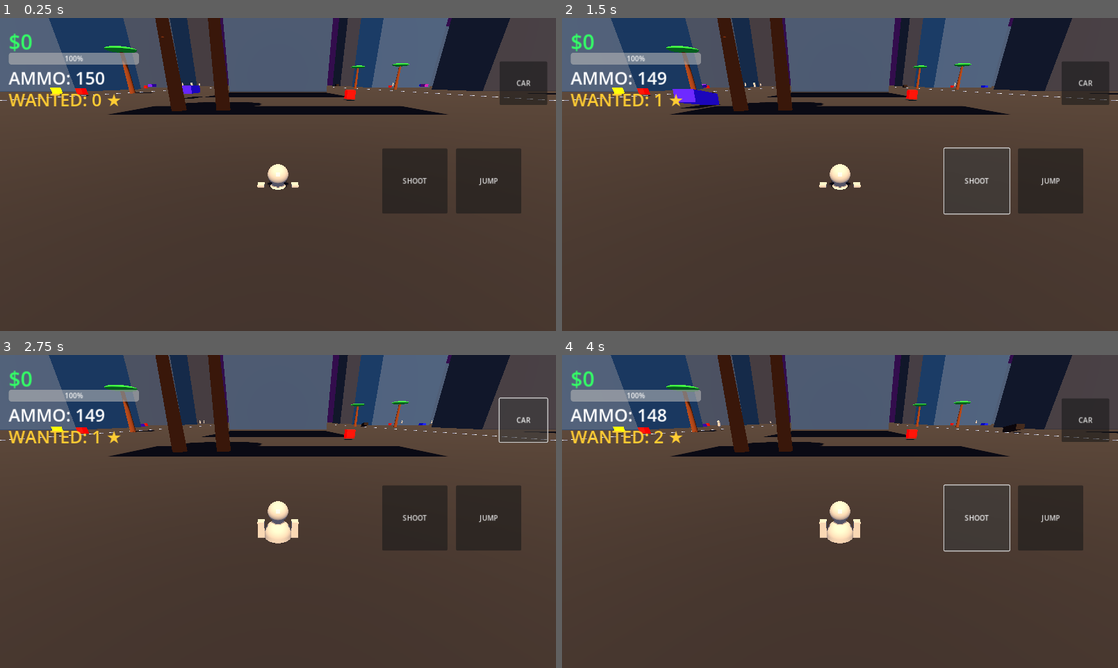
Above: before the commit, frames 1-4 (two rows, left to right).
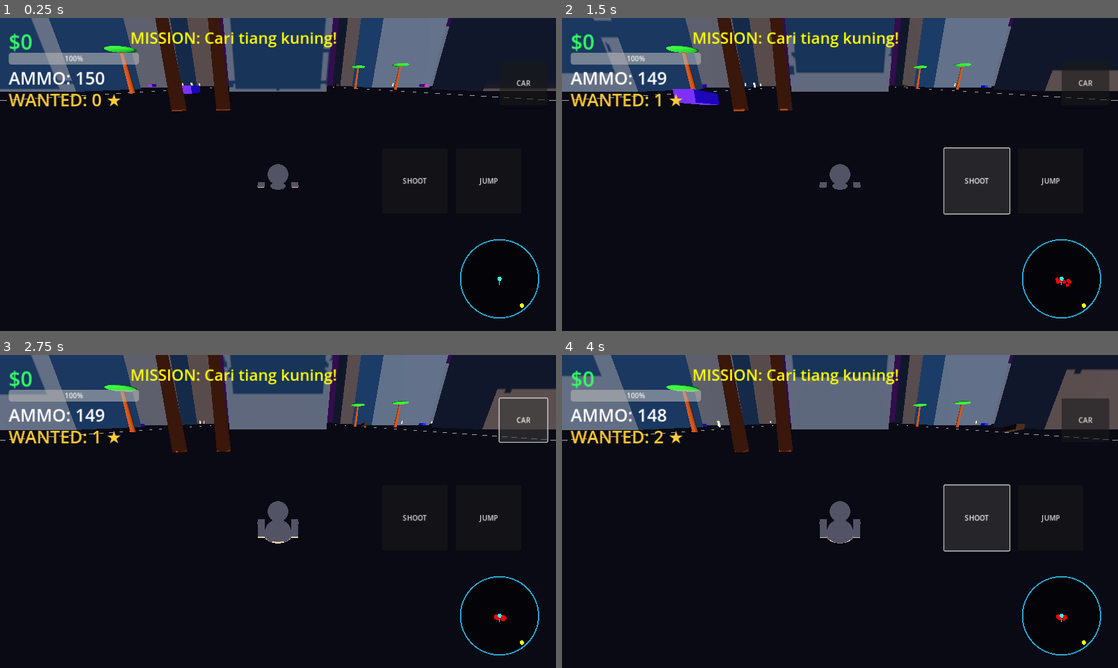
Above: after the commit, the same moments.

Repository: AniblimaxDeveloper/geta-iv-sivis
Game: Godot game, scene res://Main.tscn
Two runs of this game, one before a commit and one after it. Both use one fixed random seed, a clock stepped at 60 frames per second and the inputs below.
Inputs:
- Up to frame 1 (0.25 s): no input
- Up to frame 2 (1.5 s): click "JUMP" at 0.5 s; click "SHOOT" at 1.25 s
- Up to frame 3 (2.75 s): click "CAR" at 2 s
- Up to frame 4 (4 s): click "JUMP" at 2.75 s; click "SHOOT" at 3.5 s

The runs differ from the first frame. In frame 1, 82% of the frame differs, in the area x 0-100%, y 0-100%; in frame 2, 81%; in frame 3, 78%; in frame 4, 77%.

Commit message:
feat: Phase 13 - Radar Minimap, Mission System, Weapon Attachment, Dynamic Weather

Diff:
--- a/Main.gd
+++ b/Main.gd
@@ -5,22 +5,35 @@
 @onready var hud_health = $UI/HealthBar
 @onready var hud_wanted = $UI/WantedLabel
 @onready var hud_ammo = $UI/AmmoLabel
-@onready var hud_weapon = $UI/WeaponLabel
+@onready var hud_mission = $UI/MissionLabel
+@onready var env = $WorldEnvironment
+@onready var sun = $DirectionalLight3D
 
 var wanted_level: int = 0
 var police_spawned: bool = false
+var time_of_day: float = 0.0
+var mission_active: bool = false
 
 func _ready():
     generate_city()
     spawn_vehicles(15)
     spawn_pedestrians(40)
-    spawn_pickups(20)
-
-func _process(_delta):
+    spawn_mission()
+
+func _process(delta):
     hud_money.text = "$" + str(player.money)
     hud_health.value = player.health
     hud_wanted.text = "WANTED: " + str(wanted_level) + " ★"
     hud_ammo.text = "AMMO: " + str(player.ammo)
+
+    # Cuaca & Siklus Siang Malam
+    time_of_day += delta * 0.05
+    sun.rotation.x = sin(time_of_day) * 1.5
+
+    # Efek Kabut (Fog) dinamis
+    if env.environment:
+        var fog_target = (sin(time_of_day) + 1.0) * 0.02
+        env.environment.fog_density = lerp(env.environment.fog_density, fog_target, 0.01)
 
 func generate_city():
     var ground = StaticBody3D.new()
@@ -103,35 +116,42 @@
         palm.position = Vector3(randf_range(-300, 300), 0, randf_range(-300, 300))
         add_child(palm)
 
-func spawn_pickups(amount: int):
-    for i in range(amount):
-        var pickup = Area3D.new()
-        var col = CollisionShape3D.new()
-        col.shape = BoxShape3D.new()
-        col.shape.size = Vector3(2, 2, 2)
-        var mesh = MeshInstance3D.new()
-        var box = BoxMesh.new()
-        box.size = Vector3(1.5, 1.5, 1.5)
-        mesh.mesh = box
-
-        var is_health = randf() > 0.5
-        var mat = StandardMaterial3D.new()
-        mat.albedo_color = Color(1, 0, 0) if is_health else Color(1, 1, 0)
-        mat.emission_enabled = true
-        mat.emission = Color(1, 0, 0) if is_health else Color(1, 1, 0)
-        mesh.material_override = mat
-
-        pickup.add_child(col)
-        pickup.add_child(mesh)
-        pickup.position = Vector3(randf_range(-200, 200), 1.0, randf_range(-200, 200))
-        pickup.body_entered.connect(_on_pickup.bind(pickup, is_health))
-        add_child(pickup)
-
-func _on_pickup(body, pickup, is_health):
-    if body == player:
-        if is_health: player.add_health(50)
-        else: player.add_ammo(100)
-        pickup.queue_free()
+func spawn_mission():
+    var mission = Area3D.new()
+    mission.set_script(load("res://Mission.gd"))
+    mission.main_node = self
+
+    var col = CollisionShape3D.new()
+    var cyl = CylinderShape3D.new()
+    cyl.radius = 3.0
+    cyl.height = 10.0
+    col.shape = cyl
+    mission.add_child(col)
+
+    var mesh = MeshInstance3D.new()
+    var cyl_mesh = CylinderMesh.new()
+    cyl_mesh.top_radius = 3.0
+    cyl_mesh.bottom_radius = 3.0
+    cyl_mesh.height = 10.0
+    mesh.mesh = cyl_mesh
+    var mat = StandardMaterial3D.new()
+    mat.albedo_color = Color(1, 1, 0)
+    mat.emission_enabled = true
+    mat.emission = Color(1, 1, 0)
+    mesh.material_override = mat
+    mission.add_child(mesh)
+
+    mission.position = Vector3(randf_range(-150, 150), 5.0, randf_range(-150, 150))
+    add_child(mission)
+    mission_active = true
+    hud_mission.text = "MISSION: Cari tiang kuning!"
+
+func complete_mission():
+    player.add_money(500)
+    player.add_ammo(50)
+    hud_mission.text = "MISSION PASSED! +$500"
+    await get_tree().create_timer(3.0).timeout
+    spawn_mission()
 
 func spawn_vehicles(amount: int):
     for i in range(amount):
--- a/Main.tscn
+++ b/Main.tscn
@@ -1,8 +1,9 @@
-[gd_scene load_steps=10 format=3]
+[gd_scene load_steps=11 format=3]
 
 [ext_resource type="Script" path="res://Main.gd" id="1_main"]
 [ext_resource type="Script" path="res://Player.gd" id="2_player"]
 [ext_resource type="Script" path="res://TouchControls.gd" id="3_touch"]
+[ext_resource type="Script" path="res://Radar.gd" id="4_radar"]
 
 [sub_resource type="CapsuleShape3D" id="CapsuleShape3D_player"]
 radius = 0.4
@@ -48,10 +49,8 @@
 
 [node name="CollisionShape3D" type="CollisionShape3D" parent="Player"]
 shape = SubResource("CapsuleShape3D_player")
-position = Vector3(0, 0, 0)
 
 [node name="MeshRoot" type="Node3D" parent="Player"]
-position = Vector3(0, 0, 0)
 
 [node name="Body" type="MeshInstance3D" parent="Player/MeshRoot"]
 mesh = SubResource("CapsuleMesh_body")
@@ -69,9 +68,9 @@
 mesh = SubResource("BoxMesh_limb")
 position = Vector3(-0.5, -0.1, 0)
 
-[node name="Weapon" type="MeshInstance3D" parent="Player/MeshRoot"]
+[node name="Weapon" type="MeshInstance3D" parent="Player/MeshRoot/RightArm"]
 mesh = SubResource("BoxMesh_weapon")
-position = Vector3(-0.5, -0.1, -0.5)
+position = Vector3(0, -0.5, -0.3)
 visible = false
 
 [node name="LeftLeg" type="MeshInstance3D" parent="Player/MeshRoot"]
@@ -117,7 +116,7 @@
 offset_bottom = 160.0
 theme_override_colors/font_color = Color(1, 1, 1, 1)
 theme_override_font_sizes/font_size = 40
-text = "AMMO: 100"
+text = "AMMO: 150"
 
 [node name="WantedLabel" type="Label" parent="UI"]
 offset_left = 20.0
@@ -128,12 +127,27 @@
 theme_override_font_sizes/font_size = 40
 text = "WANTED: 0 ★"
 
-[node name="Crosshair" type="ColorRect" parent="UI"]
-offset_left = 635.0
-offset_top = 355.0
-offset_right = 645.0
-offset_bottom = 365.0
-color = Color(1, 1, 1, 0.7)
+[node name="MissionLabel" type="Label" parent="UI"]
+offset_left = 300.0
+offset_top = 20.0
+offset_right = 1000.0
+offset_bottom = 80.0
+theme_override_colors/font_color = Color(1, 1, 0, 1)
+theme_override_font_sizes/font_size = 36
+text = "MISSION: ..."
+
+[node name="DamageVignette" type="ColorRect" parent="UI"]
+offset_right = 1280.0
+offset_bottom = 720.0
+mouse_filter = 2
+color = Color(1, 0, 0, 0)
+
+[node name="Radar" type="Control" parent="UI"]
+offset_left = 1050.0
+offset_top = 500.0
+offset_right = 1250.0
+offset_bottom = 700.0
+script = ExtResource("4_radar")
 
 [node name="TouchControls" type="CanvasLayer" parent="."]
 script = ExtResource("3_touch")
--- a/Mission.gd
+++ b/Mission.gd
@@ -2,12 +2,11 @@
 var main_node: Node
 
 func _ready():
+    add_to_group("missions")
     body_entered.connect(_on_body_entered)
-    # Putar terus agar terlihat keren
-    set_process(true)
 
 func _process(delta):
-    rotate_y(delta * 2.0)
+    rotate_y(delta * 2.0) # Berputar
 
 func _on_body_entered(body):
     if body.name == "Player":
--- a/Player.gd
+++ b/Player.gd
@@ -7,7 +7,6 @@
 var money: int = 0
 var health: float = 100.0
 var ammo: int = 150
-var weapon_type: int = 1 # 1 = Pistol, 2 = SMG
 var input_dir: Vector2 = Vector2.ZERO
 var current_vehicle: VehicleBody3D = null
 var walk_time: float = 0.0
@@ -17,7 +16,7 @@
 @onready var right_leg = $MeshRoot/RightLeg
 @onready var left_arm = $MeshRoot/LeftArm
 @onready var right_arm = $MeshRoot/RightArm
-@onready var weapon = $MeshRoot/Weapon
+@onready var weapon = $MeshRoot/RightArm/Weapon
 @onready var camera_pivot = $CameraPivot
 @onready var spring_arm = $CameraPivot/SpringArm3D
 @onready var camera = $CameraPivot/SpringArm3D/Camera3D
@@ -79,9 +78,10 @@
     if current_vehicle or ammo <= 0: return
     ammo -= 1
 
-    weapon.visible = true
+    # Animasi Tembak (Tangan ke depan)
+    right_arm.rotation.x = -1.5
     await get_tree().create_timer(0.1).timeout
-    weapon.visible = false
+    right_arm.rotation.x = 0.0
 
     var space_state = get_world_3d().direct_space_state
     var screen_center = get_viewport().get_visible_rect().size / 2
@@ -91,6 +91,7 @@
     query.exclude = [self.get_rid()]
     var result = space_state.intersect_ray(query)
 
+    # Efek Tracer
     var tracer = MeshInstance3D.new()
     var t_mesh = BoxMesh.new()
     t_mesh.size = Vector3(0.05, 0.05, origin.distance_to(end))
@@ -113,12 +114,6 @@
     if result and result.collider.has_method("take_damage"):
         result.collider.take_damage(50)
 
-func switch_weapon():
-    weapon_type = 2 if weapon_type == 1 else 1
-    var main = get_node_or_null("../../Main")
-    if main:
-        main.hud_weapon.text = "WEAPON: " + ("PISTOL" if weapon_type == 1 else "SMG")
-
 func interact():
     if current_vehicle:
         current_vehicle = null
--- a/Radar.gd
+++ b/Radar.gd
@@ -1,20 +1,35 @@
 extends Control
 
-@onready var player = get_node("../../Player")
+@onready var player = get_node_or_null("../../Player")
+
+func _process(_delta):
+    queue_redraw()
 
 func _draw():
-    # Lingkaran Radar
-    draw_circle(Vector2(100, 100), 90, Color(0, 0, 0, 0.5))
-    draw_arc(Vector2(100, 100), 90, 0, TAU, 64, Color(1, 1, 1, 0.8), 2.0)
+    var center = Vector2(100, 100)
+    # Latar Radar
+    draw_circle(center, 90, Color(0, 0, 0, 0.6))
+    draw_arc(center, 90, 0, TAU, 64, Color(0.2, 0.8, 1, 0.8), 3.0)
 
-    # Titik Pemain (Tengah)
-    draw_circle(Vector2(100, 100), 5, Color(0.2, 0.6, 1))
+    if not player: return
 
-    # Cari Musuh/Polisi
-    if player:
-        var enemies = get_tree().get_nodes_in_group("police")
-        for e in enemies:
-            var offset = (e.global_position - player.global_position) * 0.5
-            var dist = offset.length()
-            if dist < 90:
-                draw_circle(Vector2(100, 100) + Vector2(offset.x, offset.z), 3, Color(1, 0, 0))
+    # Titik Pemain (Warna Biru Muda)
+    draw_circle(center, 5, Color(0.2, 1, 1))
+
+    # Garis Arah Hadap Pemain
+    var dir_line = center + Vector2(sin(player.mesh_root.rotation.y), cos(player.mesh_root.rotation.y)) * 15
+    draw_line(center, dir_line, Color(0.2, 1, 1), 2.0)
+
+    # Titik Polisi (Warna Merah)
+    var police_list = get_tree().get_nodes_in_group("police")
+    for p in police_list:
+        var offset = (p.global_position - player.global_position) * 0.5
+        if offset.length() < 90:
+            draw_circle(center + Vector2(offset.x, offset.z), 4, Color(1, 0, 0))
+
+    # Titik Misi (Warna Kuning)
+    var missions = get_tree().get_nodes_in_group("missions")
+    for m in missions:
+        var offset = (m.global_position - player.global_position) * 0.5
+        if offset.length() < 90:
+            draw_circle(center + Vector2(offset.x, offset.z), 5, Color(1, 1, 0))
Not shown, changed: export_presets.cfg
